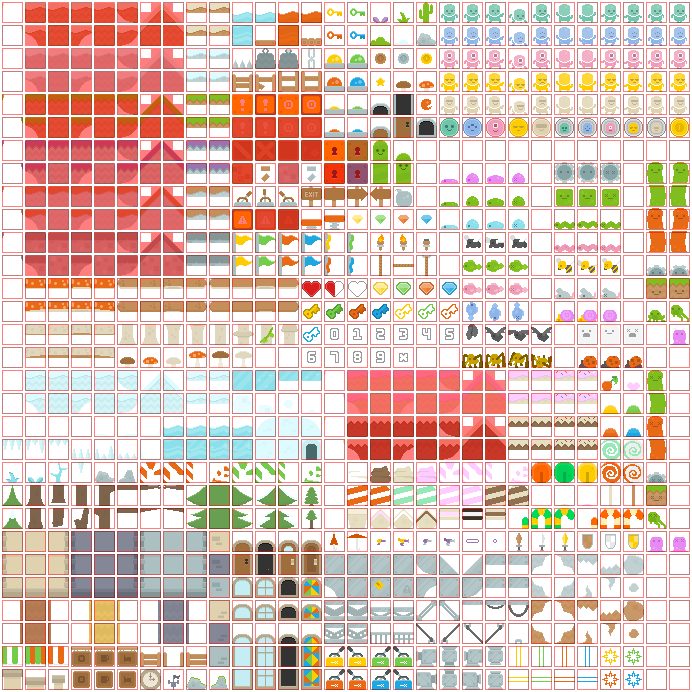
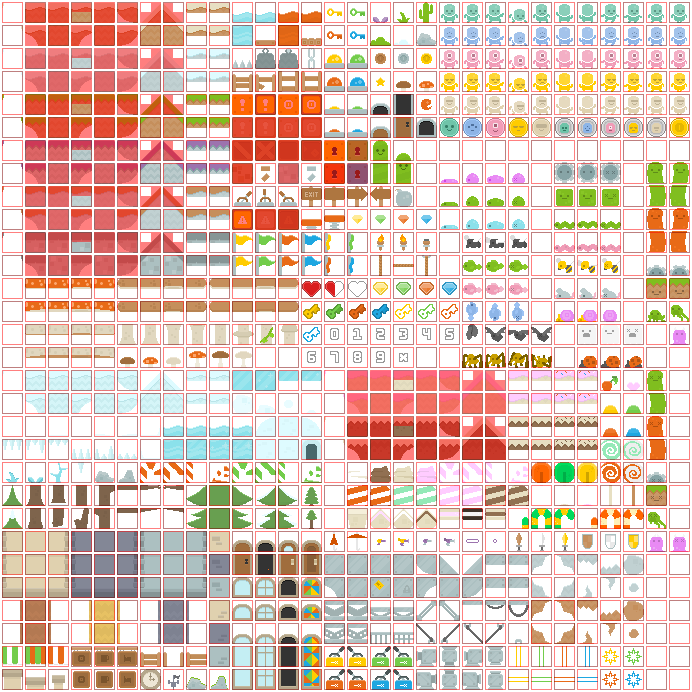
Comparing the layer stacks of the two 692x692 images. Changes:
painted on "collision" over [72, 12, 413, 436]
